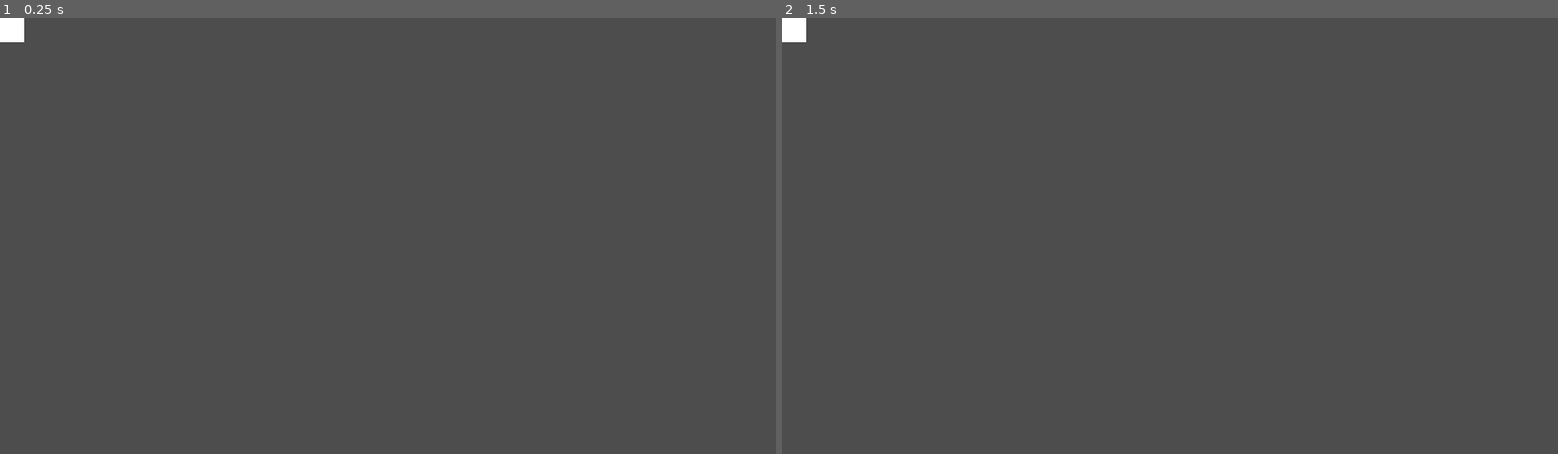
Above: before the commit, frames 1-2 (left to right).
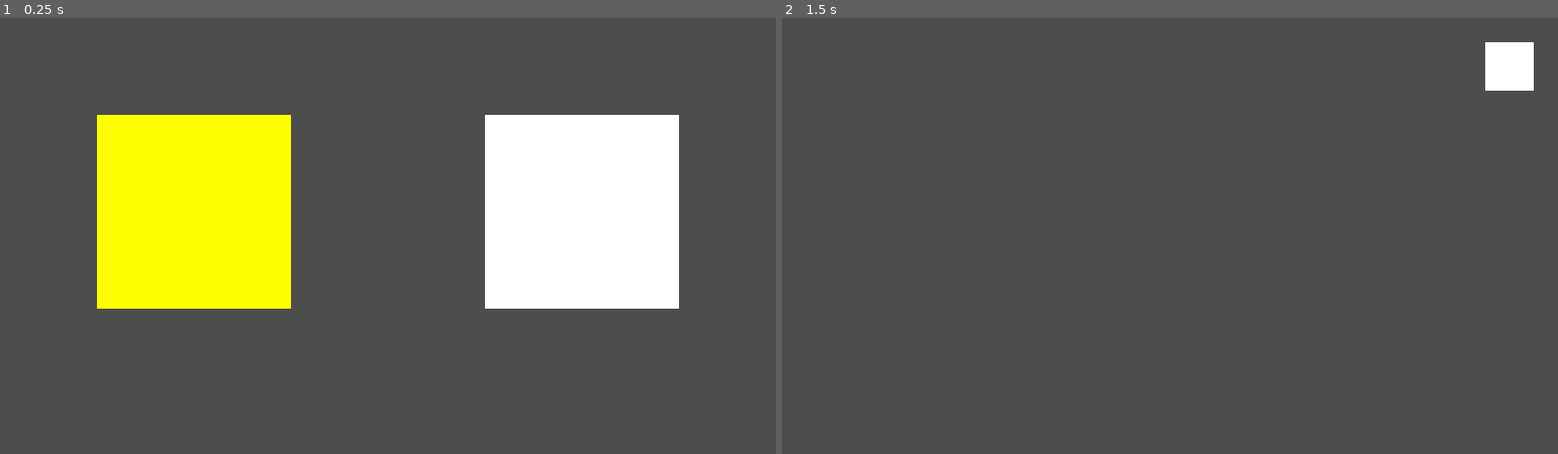
Above: after the commit, the same moments.

Repository: pupungeggang6/Godot-Playground
Game: Godot game, scene res://Scene/title.tscn
Two runs of this game, one before a commit and one after it. Both use one fixed random seed, a clock stepped at 60 frames per second and the inputs below.
Inputs (mouse positions are in pixels of both pictures, inside the frame that each line leads up to):
- Up to frame 1 (0.25 s): no input
- Up to frame 2 (1.5 s): tap Enter at 0.5 s; move the mouse to (1340, 214) at 0.52 s; click (1340, 214) at 0.6 s; tap Space at 1.25 s; move the mouse to (1014, 257) at 1.27 s; click (1014, 257) at 1.35 s

The runs differ from the first frame. In frame 1, 22% of the frame differs, in the area x 0-88%, y 0-67%; in frame 2, 0.9%.

Commit message:
Start

Diff:
--- a/Puzzle/Scene/character_select.tscn
+++ b/Puzzle/Scene/character_select.tscn
@@ -1,3 +1,12 @@
-[gd_scene format=3 uid="uid://dxllj6hujfhhv"]
+[gd_scene load_steps=2 format=3 uid="uid://dxllj6hujfhhv"]
+
+[ext_resource type="Script" uid="uid://bm1y2ahwukun0" path="res://Script/Scene/character_select.gd" id="1_bb8is"]
 
 [node name="CharacterSelect" type="Node2D"]
+script = ExtResource("1_bb8is")
+
+[node name="ButtonBack" type="ColorRect" parent="."]
+offset_left = 1160.0
+offset_top = 40.0
+offset_right = 1240.0
+offset_bottom = 120.0
--- a/Puzzle/Scene/title.tscn
+++ b/Puzzle/Scene/title.tscn
@@ -6,5 +6,14 @@
 script = ExtResource("1_h6y6f")
 
 [node name="ButtonStart" type="ColorRect" parent="."]
-offset_right = 40.0
-offset_bottom = 40.0
+offset_left = 160.0
+offset_top = 160.0
+offset_right = 480.0
+offset_bottom = 480.0
+color = Color(1, 1, 0, 1)
+
+[node name="ButtonErase" type="ColorRect" parent="."]
+offset_left = 800.0
+offset_top = 160.0
+offset_right = 1120.0
+offset_bottom = 480.0
--- /dev/null
+++ b/Puzzle/Script/Scene/character_select.gd
@@ -0,0 +1,19 @@
+extends Node2D
+
+@onready var node_button_back = get_node('ButtonBack')
+
+func _ready():
+    pass
+
+func _process(delta: float):
+    if Input.is_action_just_pressed('mouse_left'):
+        var mouse = get_viewport().get_mouse_position()
+        handle_mouse(mouse)
+
+func handle_mouse(mouse):
+    if Var.menu == false:
+        if Var.state == '':
+            if FPhysics.point_inside_node(mouse, node_button_back):
+                Var.state = ''
+                Var.menu = false
+                FGame.change_scene_to('res://Scene/Title.tscn', 'Title', self)
--- a/Puzzle/Script/Scene/title.gd
+++ b/Puzzle/Script/Scene/title.gd
@@ -1,6 +1,7 @@
 extends Node2D
 
 @onready var node_button_start = get_node('ButtonStart')
+@onready var node_button_erase = get_node('ButtonErase')
 
 func _ready():
     Save.load_data()
@@ -14,4 +15,9 @@
     if Var.menu == false:
         if Var.state == '':
             if FPhysics.point_inside_node(mouse, node_button_start):
+                Var.state = ''
+                Var.menu = false
                 FGame.change_scene_to('res://Scene/character_select.tscn', 'CharacterSelect', self)
+
+            elif FPhysics.point_inside_node(mouse, node_button_erase):
+                Save.erase_data()
--- a/Puzzle/Script/save.gd
+++ b/Puzzle/Script/save.gd
@@ -14,10 +14,18 @@
 
     file = FileAccess.open(file_name, FileAccess.READ)
     save = JSON.parse_string(file.get_as_text())
-    print(save)
+    file.close()
 
 func save_data():
-    pass
+    var file = FileAccess.open(file_name, FileAccess.WRITE)
+    file.store_string(str(save))
+    file.close()
 
 func erase_data():
-    pass
+    var file = FileAccess.open(file_name, FileAccess.WRITE)
+    file.store_string(str(empty_save))
+    file.close()
+
+    file = FileAccess.open(file_name, FileAccess.READ)
+    save = JSON.parse_string(file.get_as_text())
+    file.close()
Not shown, added: Puzzle/Script/Scene/character_select.gd.uid
